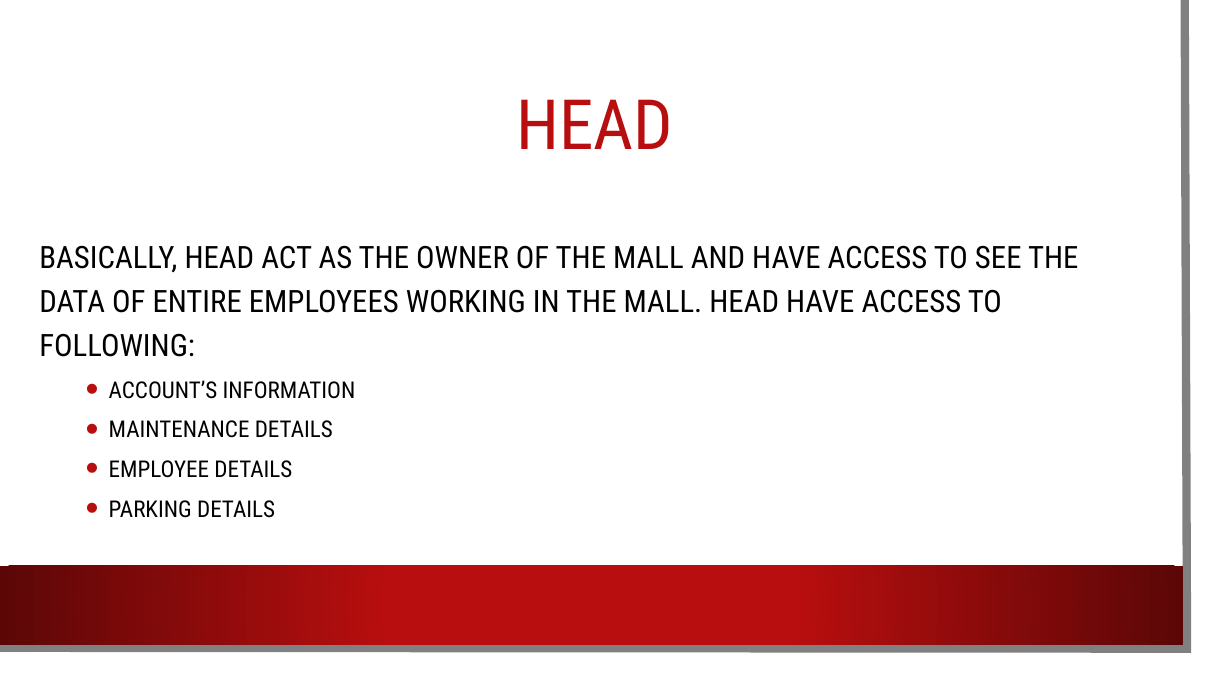
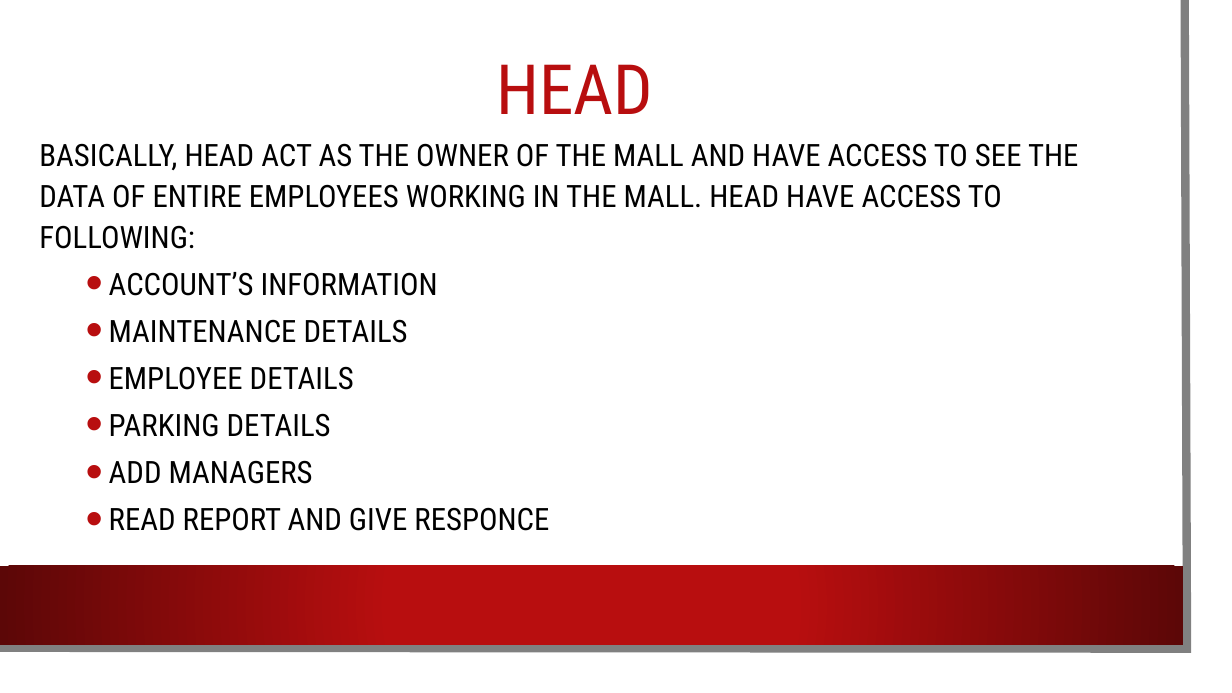
Before and after one commit to SyedKifayat1/OppFinalProject, a slide deck: slide 5 of Opp Project.pptx. Drawn at 1232x693 pixels with LibreOffice and Linux fonts; fonts in the diff are those of the drawing; background and template pictures are left out. Boxes give left, top, right and bottom in pixels: in the first picture for what was removed or moved away, otherwise in the second. Text is boxed around its words. In the diff, an @@ line names an element or a change of style, - is before the commit and + after.

```diff
--- a/Opp Project.pptx
+++ b/Opp Project.pptx
@@ title "HEAD": place and size @@
-title "HEAD" at bbox=[516, 99, 673, 149]
+title "HEAD" at bbox=[496, 64, 653, 114]
@@ text "BASICALLY, HEAD ACT AS THE ...": place and size @@
-text "BASICALLY, HEAD ACT AS THE ..." at bbox=[39, 245, 1078, 518]
+text "BASICALLY, HEAD ACT AS THE ..." at bbox=[39, 143, 1078, 531]
@@ text at bbox=[39, 143, 1078, 437]: size 18 to 24 pt in "ACCOUNT’S INFORMATION", "MAINTENANCE DETAILS", "EMPLOYEE DETAILS", "PARKING DETAILS"; line spacing 1.2 to 1.1 @@
@@ text at bbox=[109, 460, 549, 531]: paragraphs added @@
+  • ADD MANAGERS
+  • READ REPORT AND GIVE RESPONCE
```
Also in this commit, not shown: 8 other slides changed, 4 slides added, 5 slides removed, 45 other files.
